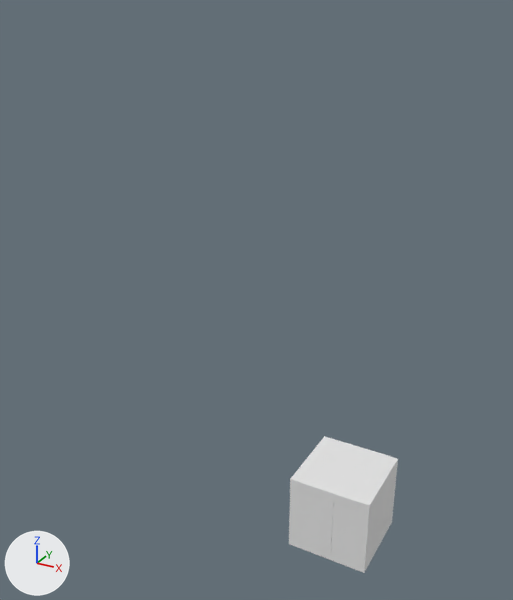
One commit to the Blender file blender/tap.blend: the scene before it, then after it.
Rendered twice from a camera (50 mm lens) standing at (0.85, -2.31, 2.0) and looking at (-0.65, 0.42, 0.63). The axes (+X, +Y, +Z) are drawn at lower left. The lights are the same throughout. The picture after the commit comes second.

Names of what the first picture shows: 'Cube', 'T'.
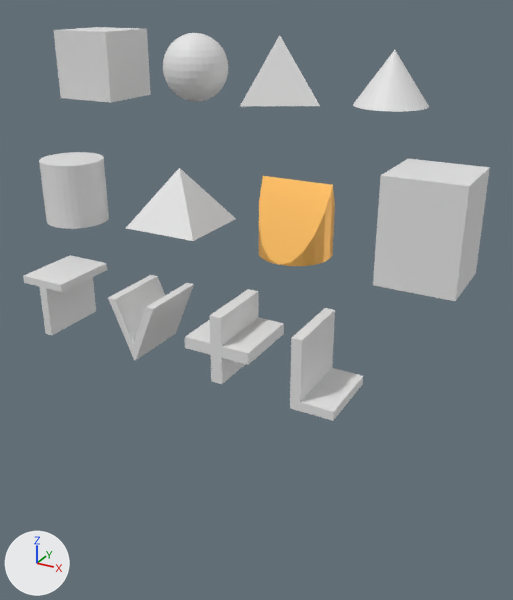
Scene script edits in JSON lines:
```json
{"block": "me_text", "where": "# used by ob_plus; location = (0.0, 0.0, 0.0)"}
{"op": "remove", "block": "me_text", "code": "me_text.from_pydata(...)  # 24 vertices, 32 faces; spans x -0.175..0.17, y -0.164..0.168, z -0.166..0.166"}
{"op": "add", "block": "me_text", "code": "me_text.from_pydata(...)  # 24 vertices, 32 faces; spans x -0.168..0.164, y -0.17..0.175, z -0.166..0.166"}
{"block": "me_text", "change": "me_text part 1: the whole mesh is turned 90 degrees about the z axis through its middle"}
{"op": "remove", "block": "ob_mesh_mesh_head_geo_001_lambert2sg_001", "code": "ob_mesh_mesh_head_geo_001_lambert2sg_001.hide_set(True)"}
{"op": "set", "path": "ob_mesh_mesh_head_geo_001_lambert2sg_001.location", "old": "(0.0, 0.0, 0.0)", "new": "(-0.497, 0.509, 1.044)"}
{"op": "set", "path": "ob_cube.location", "old": "(0.0, 0.0, 0.0)", "new": "(-1.788, 0.795, 1.63)"}
{"op": "remove", "block": "ob_sphere", "code": "ob_sphere.hide_set(True)"}
{"op": "set", "path": "ob_sphere.location", "old": "(0.0, 0.0, 0.0)", "new": "(-1.205, 0.798, 1.635)"}
{"op": "remove", "block": "ob_tetraedro", "code": "ob_tetraedro.hide_set(True)"}
{"op": "set", "path": "ob_tetraedro.location", "old": "(0.0, 0.0, 0.0)", "new": "(-0.695, 0.808, 1.658)"}
{"op": "remove", "block": "ob_piramid", "code": "ob_piramid.hide_set(True)"}
{"op": "set", "path": "ob_piramid.location", "old": "(0.0, 0.0, 0.0)", "new": "(-1.13, 0.514, 1.055)"}
{"op": "remove", "block": "ob_cone", "code": "ob_cone.hide_set(True)"}
{"op": "set", "path": "ob_cone.location", "old": "(0.0, 0.0, 0.0)", "new": "(-0.186, 0.8, 1.641)"}
{"op": "remove", "block": "ob_prism", "code": "ob_prism.hide_set(True)"}
{"op": "set", "path": "ob_prism.location", "old": "(0.0, 0.0, 0.0)", "new": "(0.118, 0.518, 1.091)"}
{"op": "remove", "block": "ob_cylinder", "code": "ob_cylinder.hide_set(True)"}
{"op": "set", "path": "ob_cylinder.location", "old": "(0.0, 0.0, 0.0)", "new": "(-1.801, 0.493, 1.01)"}
{"op": "remove", "block": "ob_plus", "code": "ob_plus.hide_set(True)"}
{"op": "set", "path": "ob_plus.location", "old": "(0.0, 0.0, 0.0)", "new": "(-0.673, 0.255, 0.512)"}
{"op": "remove", "block": "ob_l", "code": "ob_l.hide_set(True)"}
{"op": "set", "path": "ob_l.location", "old": "(0.0, 0.0, 0.0)", "new": "(-0.186, 0.245, 0.502)"}
{"op": "remove", "block": "ob_v", "code": "ob_v.hide_set(True)"}
{"op": "set", "path": "ob_v.location", "old": "(0.0, 0.0, 0.0)", "new": "(-1.13, 0.237, 0.486)"}
{"op": "set", "path": "ob_t.location", "old": "(0.0, 0.0, 0.0)", "new": "(-1.683, 0.24, 0.491)"}
```

Where the change shows, as pixel boxes [x1, y1, x2, y2] in the pictures (513 x 600 px):
```json
{"object": "Cube", "change": "moved, recoloured", "before": [289, 436, 398, 573], "after": [53, 27, 151, 103]}
{"object": "Prism", "change": "shown", "after": [373, 159, 490, 301]}
{"object": "Mesh_Mesh_head_geo.001_lambert2SG.001", "change": "shown", "after": [259, 176, 335, 266], "on screen": "orange"}
{"object": "L", "change": "shown", "after": [290, 308, 363, 421]}
{"object": "T", "change": "recoloured, moved", "before": [300, 439, 388, 553], "after": [23, 255, 107, 335]}
{"object": "plus", "change": "shown", "after": [185, 289, 284, 384]}
{"object": "Cylinder", "change": "shown", "after": [39, 152, 109, 229]}
{"object": "Piramid", "change": "shown", "after": [126, 168, 236, 241]}
{"object": "V", "change": "shown", "after": [108, 275, 194, 361]}
{"object": "Sphere", "change": "shown", "after": [163, 33, 228, 102]}
{"object": "Tetraedro", "change": "shown", "after": [240, 35, 320, 106]}
{"object": "Cone", "change": "shown", "after": [353, 50, 429, 112]}
```
